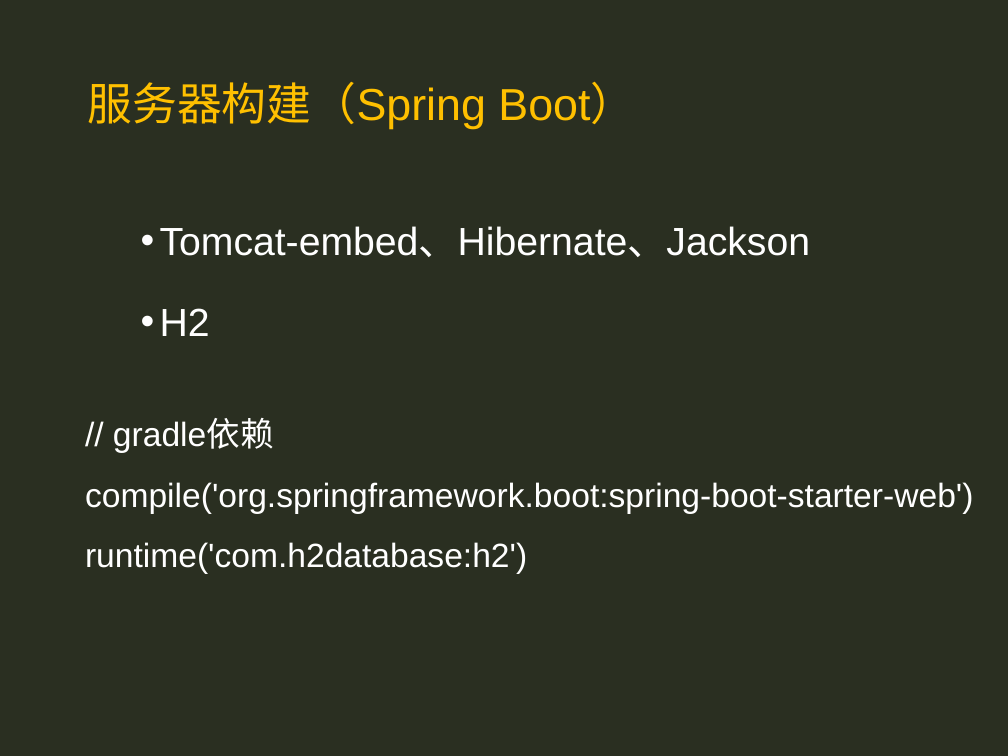
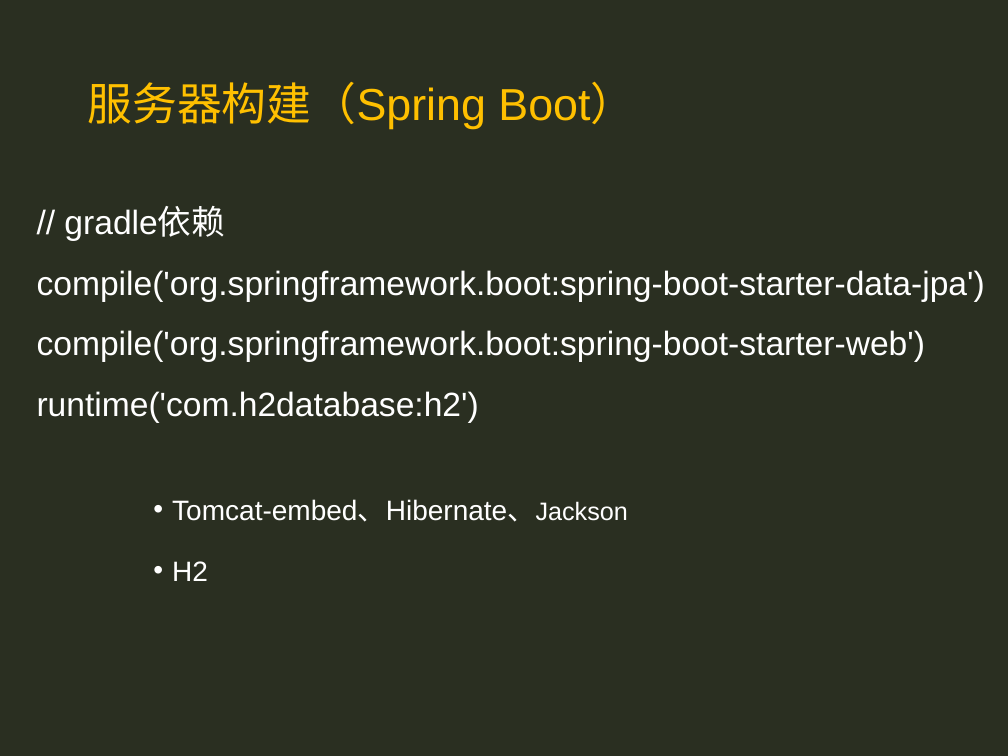
Before and after one commit to wei2006004/Qing, a slide deck: slide 3 of ppt/技术分享.pptx. Drawn at 1008x756 pixels with LibreOffice and Linux fonts; fonts in the diff are those of the drawing; background and template pictures are left out. Boxes give left, top, right and bottom in pixels: in the first picture for what was removed or moved away, otherwise in the second. Text is boxed around its words. In the diff, an @@ line names an element or a change of style, - is before the commit and + after.

Commit message:
* ppt

```diff
--- a/ppt/技术分享.pptx
+++ b/ppt/技术分享.pptx
@@ text "// gradle依赖": place and size @@
-text "// gradle依赖" at (85, 419, 973, 574)
+text "// gradle依赖" at (37, 207, 985, 423)
@@ text at (37, 270, 985, 302): paragraph added @@
+compile('org.springframework.boot:spring-boot-starter-data-jpa')
@@ text "Tomcat-embed、Hibernate、Jackson": place and size @@
-text "Tomcat-embed、Hibernate、Jackson" at (160, 226, 811, 336)
+text "Tomcat-embed、Hibernate、Jackson" at (172, 499, 628, 581)
@@ text "Tomcat-embed、Hibernate、Jackson" at (172, 499, 628, 581): size 28 to 20 pt in "Tomcat-embed、Hibernate、Jackson", "H2"; size 28 to 18 pt in "Tomcat-embed、Hibernate、Jackson" @@
```
Also in this commit, not shown: 1 other slide changed.
